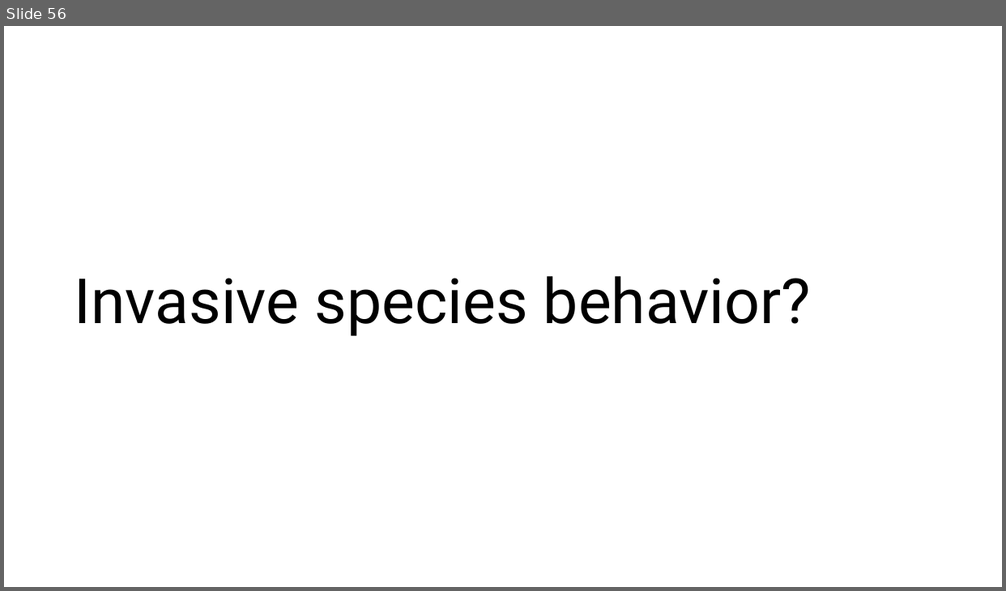
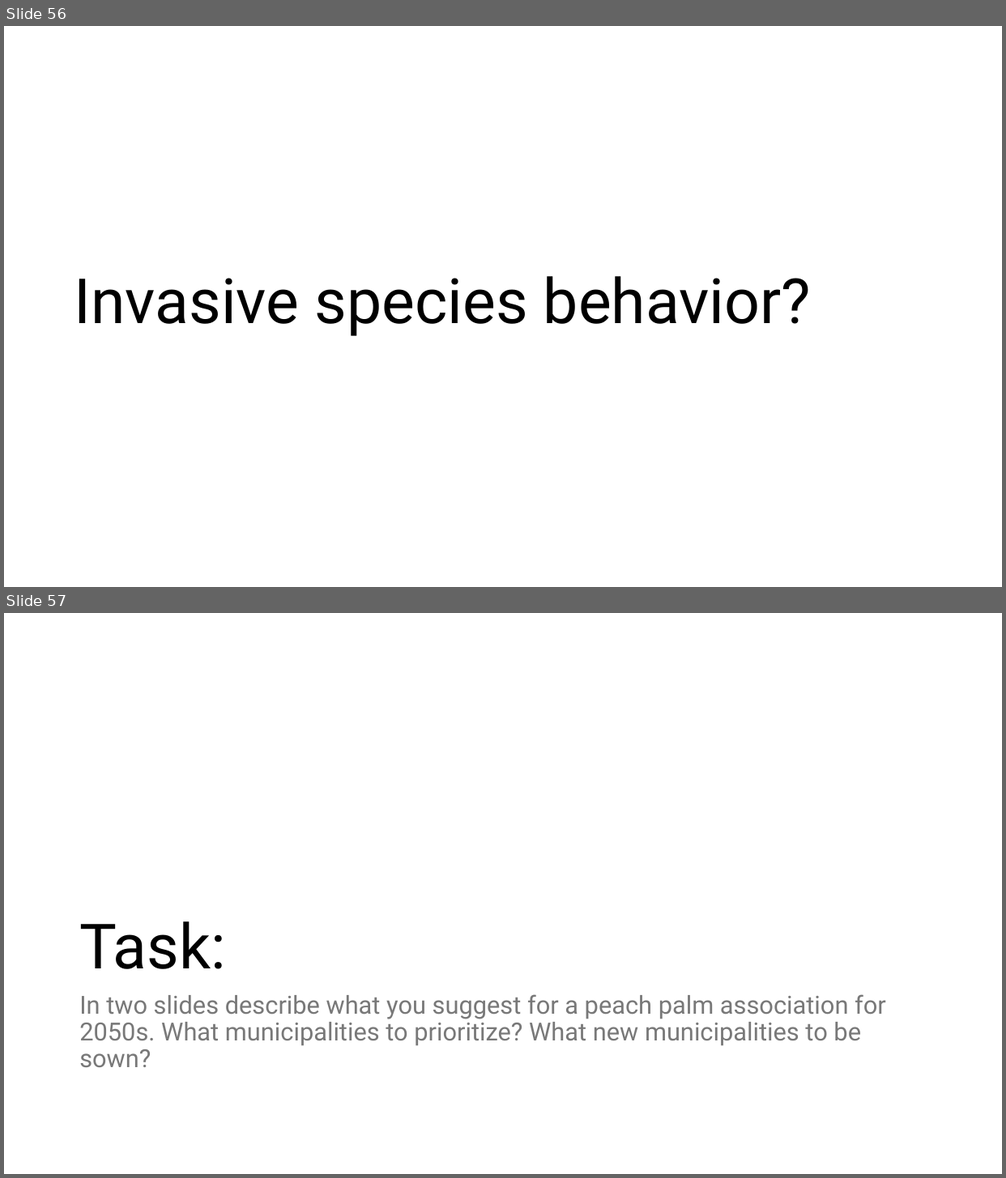
Before and after one commit to ccsosa/SDM_2026_2, a slide deck: 007_Climate_change/CLIMATE_CHANGE.pptx. Shown one above the other, each under a label of ours: slide 56 before the commit, slides 56 and 57 after it. The pictures are 1006x591 and 1006x1178 pixels, drawn with LibreOffice and Linux fonts; fonts in the diff are those of the drawing. Boxes give left, top, right and bottom in pixels: in the first picture for what was removed or moved away, otherwise in the second. Text is boxed around its words. In the diff, an @@ line names an element or a change of style, - is before the commit and + after.

```diff
--- a/007_Climate_change/CLIMATE_CHANGE.pptx
+++ b/007_Climate_change/CLIMATE_CHANGE.pptx
@@ slide 57 added at (x1=4, y1=613, x2=1002, y2=1174), background #FFFFFF @@
@@ title added at (x1=79, y1=922, x2=226, y2=969), 60 pt, text #000000 @@
+Task:
@@ text added at (x1=79, y1=995, x2=886, y2=1067), 24 pt, text #797979 @@
+In two slides describe what you suggest for a peach palm association for 2050s. What municipalities to prioritize? What new municipalities to be sown?
```
Also in this commit, not shown: 7 slides changed.
